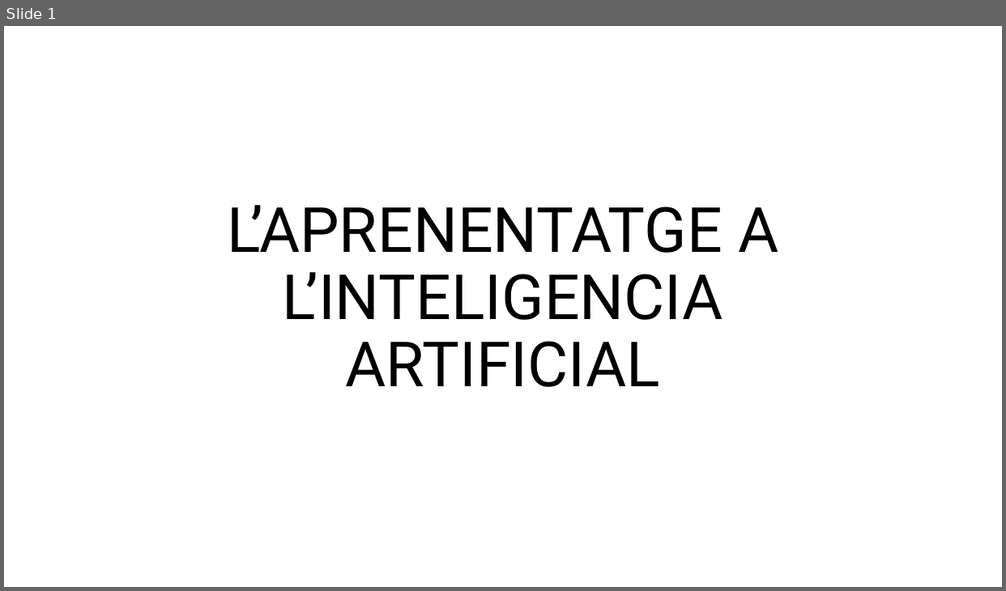
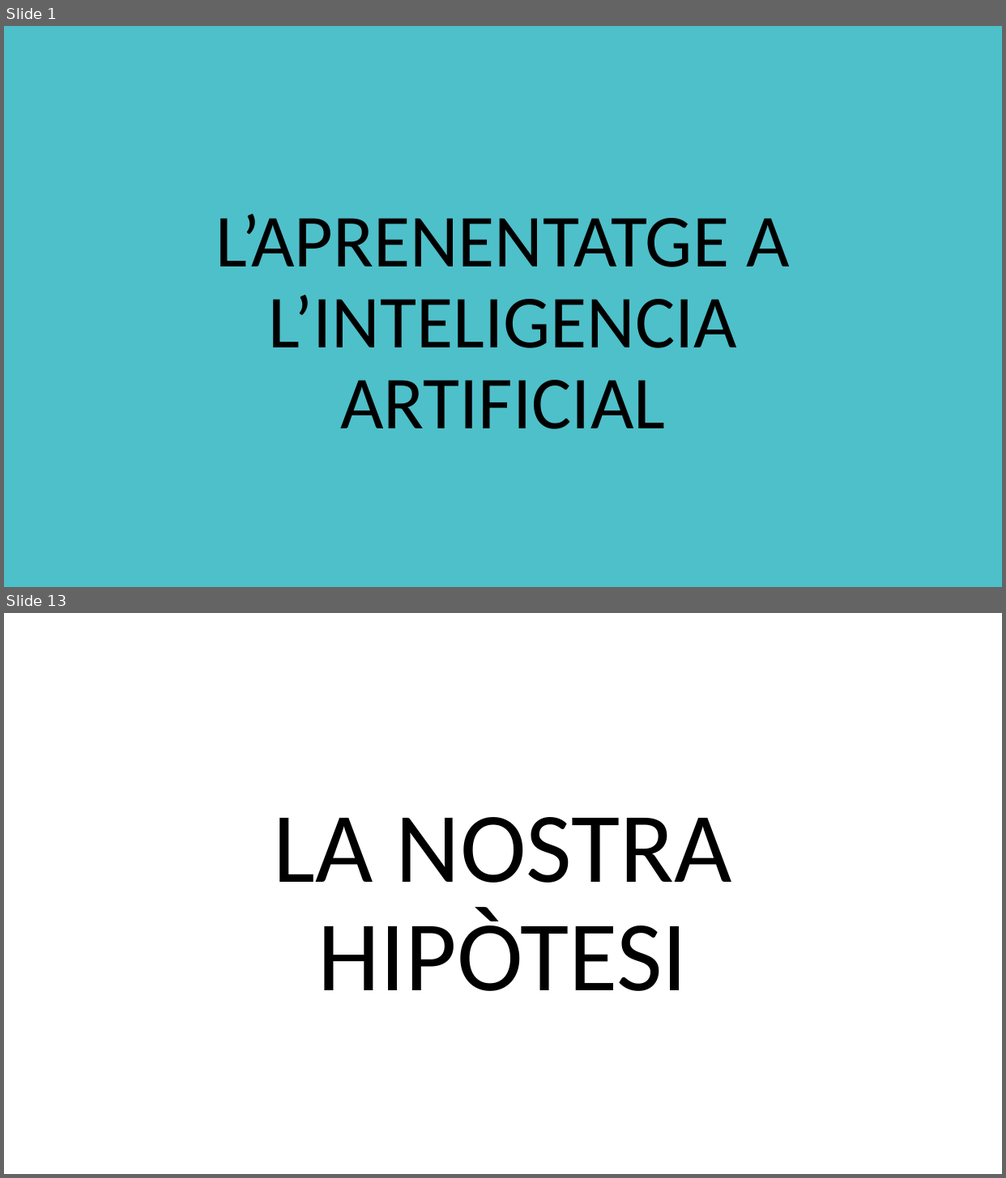
Before and after one commit to FerrerJan/Treball-de-Recerca-IA, a slide deck: TR_ESCRIT/PPT_Teo.pptx. Shown one above the other, each under a label of ours: slide 1 before the commit, slides 1 and 13 after it; the slides between them are not shown. The pictures are 1006x591 and 1006x1178 pixels, drawn with LibreOffice and Linux fonts; fonts in the diff are those of the drawing. Boxes give left, top, right and bottom in pixels: in the first picture for what was removed or moved away, otherwise in the second. Text is boxed around its words. In the diff, an @@ line names an element or a change of style, - is before the commit and + after.

```diff
--- a/TR_ESCRIT/PPT_Teo.pptx
+++ b/TR_ESCRIT/PPT_Teo.pptx
@@ slide 13 added at box(4, 613, 1002, 1174), background #FFFFFF @@
@@ title added at box(274, 817, 732, 991), 96 pt, text #000000 @@
+LA NOSTRA HIPÒTESI
@@ slide 1 changed as well @@
@@ background #FFFFFF to #4EC0CA @@
@@ title "L’APRENENTATGE A L’INTELIGENCIA ARTIFICIAL": place and size @@
-title "L’APRENENTATGE A L’INTELIGENCIA ARTIFICIAL" at box(227, 205, 778, 387)
+title "L’APRENENTATGE A L’INTELIGENCIA ARTIFICIAL" at box(216, 214, 789, 429)
@@ title "L’APRENENTATGE A L’INTELIGENCIA ARTIFICIAL" at box(216, 214, 789, 429): size 60 to 72 pt, font Roboto to Calibri @@
```
Also in this commit, not shown: 15 other slides added, 1 slide removed, 27 other files.
